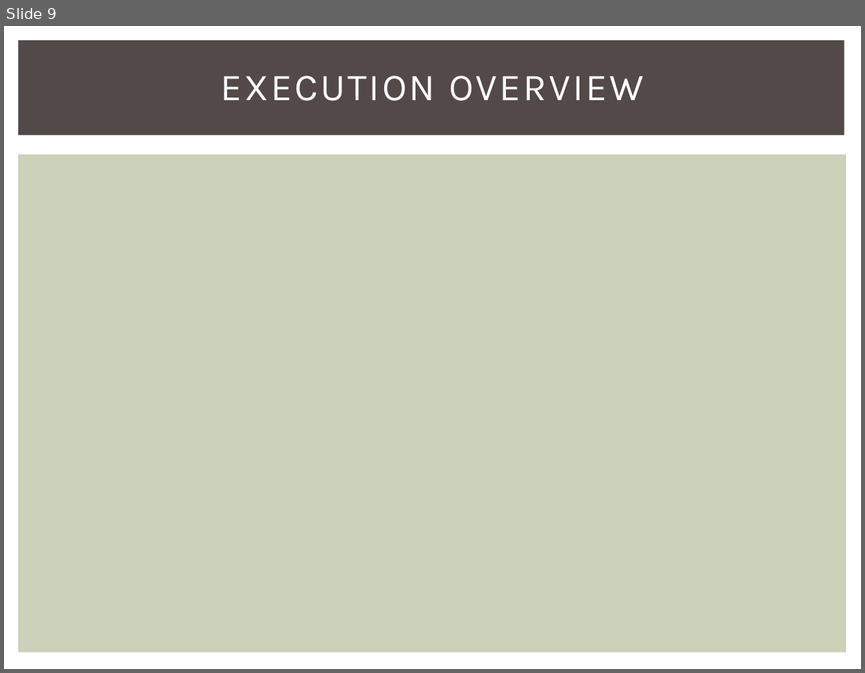
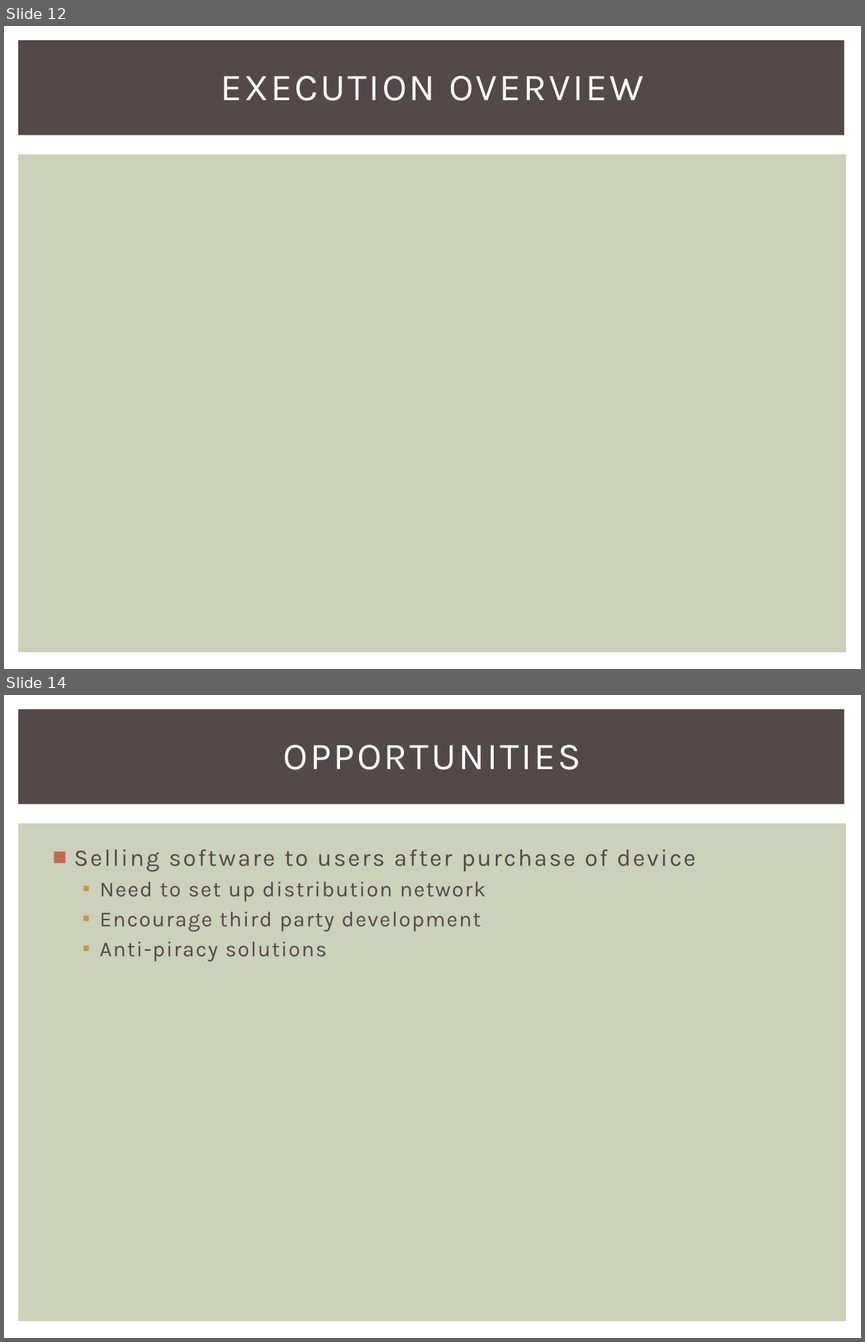
Before and after one commit to snowpuppy/augreality, a slide deck: doc/AugRealityMidReview.pptx. Shown one above the other, each under a label of ours: slide 9 before the commit, slides 12 and 14 after it; the slides between them are not shown. The pictures are 865x673 and 865x1342 pixels, drawn with LibreOffice and Linux fonts; fonts in the diff are those of the drawing. Boxes give left, top, right and bottom in pixels: in the first picture for what was removed or moved away, otherwise in the second. Text is boxed around its words. In the diff, an @@ line names an element or a change of style, - is before the commit and + after.

```diff
--- a/doc/AugRealityMidReview.pptx
+++ b/doc/AugRealityMidReview.pptx
@@ slide 14 added at [4, 695, 861, 1338], background #FFFFFF; not listed: 2 template elements that a slide beside it also shows @@
@@ title added at [283, 745, 581, 770], 32 pt, text #FFFFFF @@
+OPPORTUNITIES
@@ text added at [74, 849, 696, 962], 18 pt, text #534949 @@
+■ Selling software to users after purchase of device
+  ▪ Need to set up distribution network
+  ▪ Encourage third party development
+  ▪ Anti-piracy solutions
@@ what was slide 9 is now slide 12 @@
```
Also in this commit, not shown: 4 slides changed, 4 other slides added, 2 slides removed, 9 other files.
